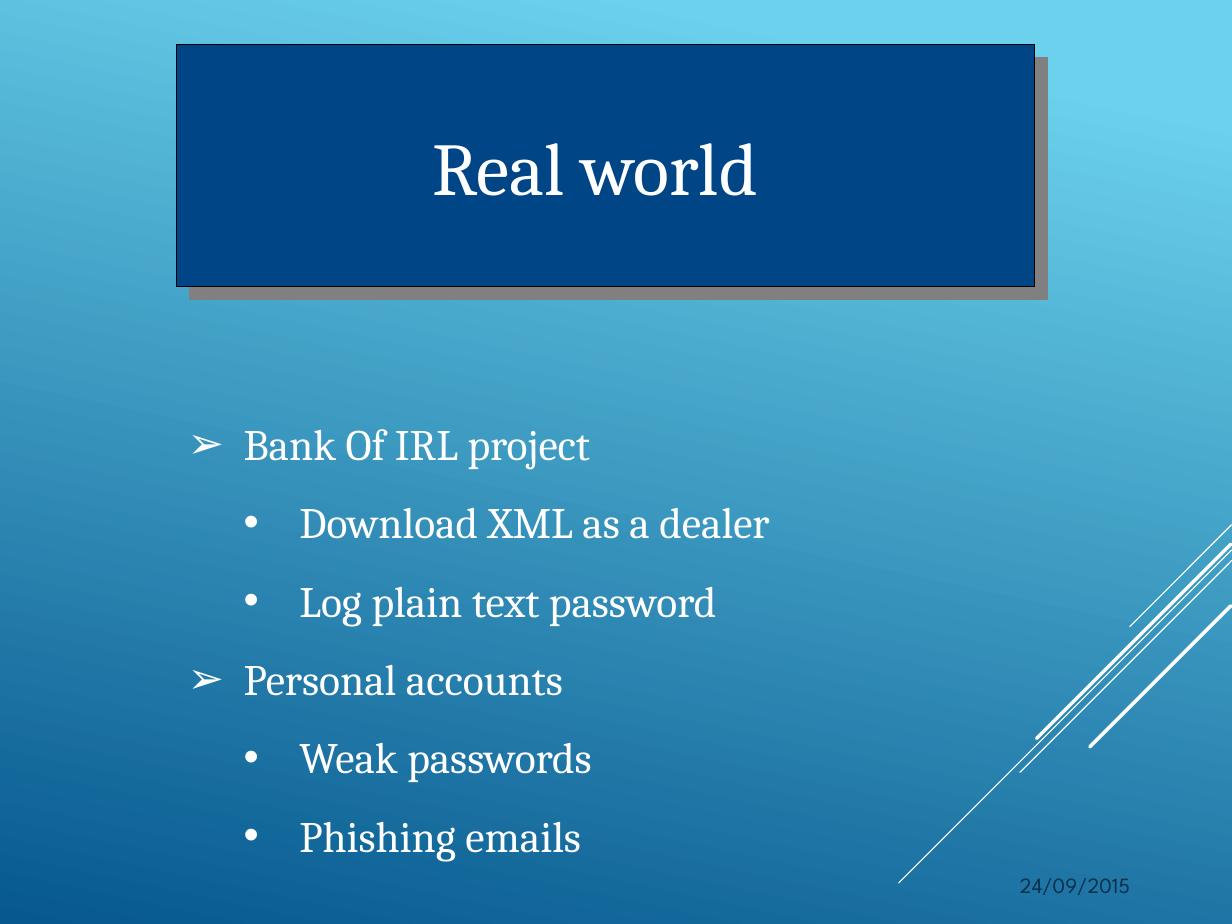
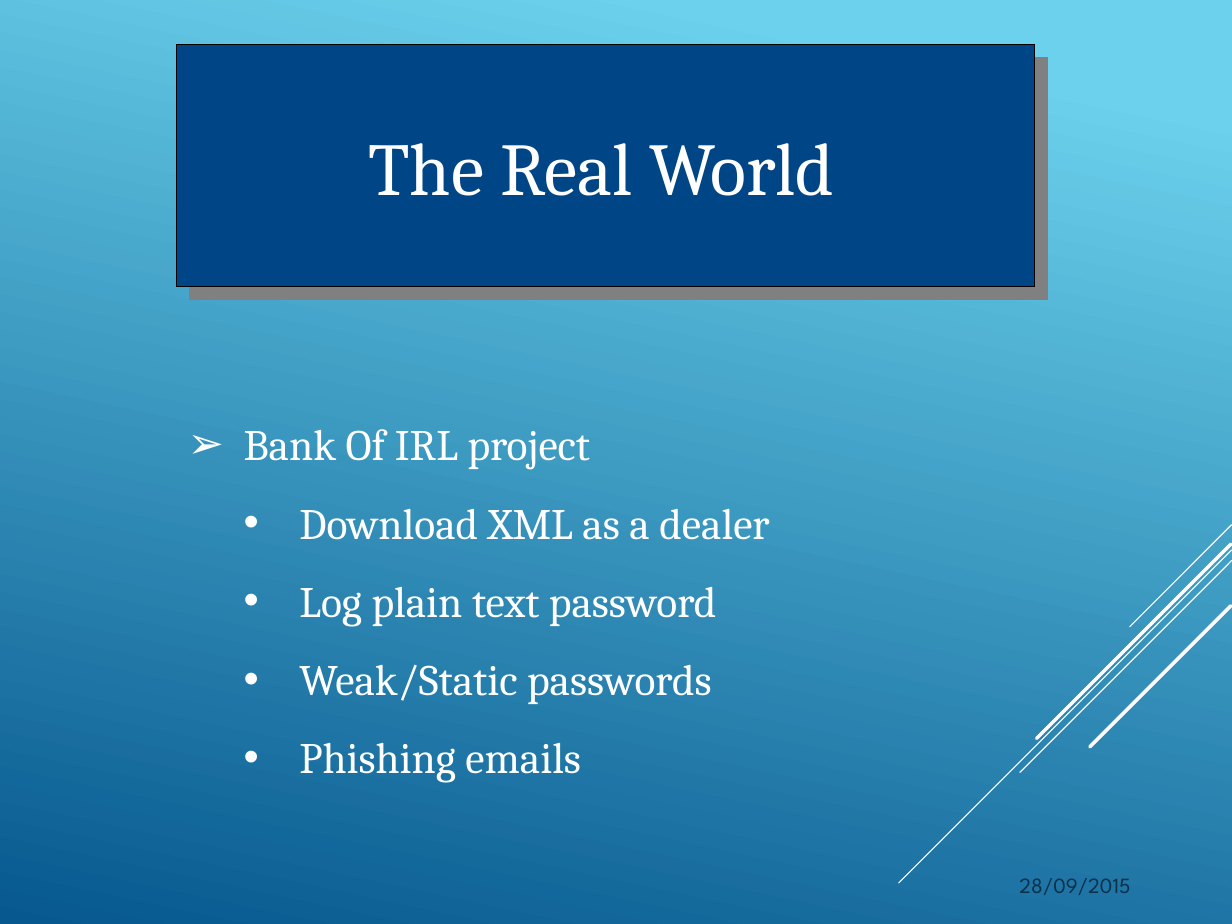
Before and after one commit to lyifan/jsct, a slide deck: slide 10 of doc/jsct.pptx (slide 7 before the commit). Drawn at 1232x924 pixels with LibreOffice and Linux fonts; fonts in the diff are those of the drawing. Boxes give left, top, right and bottom in pixels: in the first picture for what was removed or moved away, otherwise in the second. Text is boxed around its words. In the diff, an @@ line names an element or a change of style, - is before the commit and + after.

```diff
--- a/doc/jsct.pptx
+++ b/doc/jsct.pptx
@@ text at bbox=[368, 143, 835, 196]: text changed @@
-Real world
+The Real World
@@ text at bbox=[299, 664, 711, 704]: text changed @@
-➢ Personal accounts
-  • Weak passwords
+  • Weak/Static passwords
@@ text at bbox=[1019, 878, 1130, 895]: text changed @@
-24/09/2015
+28/09/2015
```
Also in this commit, not shown: 6 other slides changed, 3 slides added.
